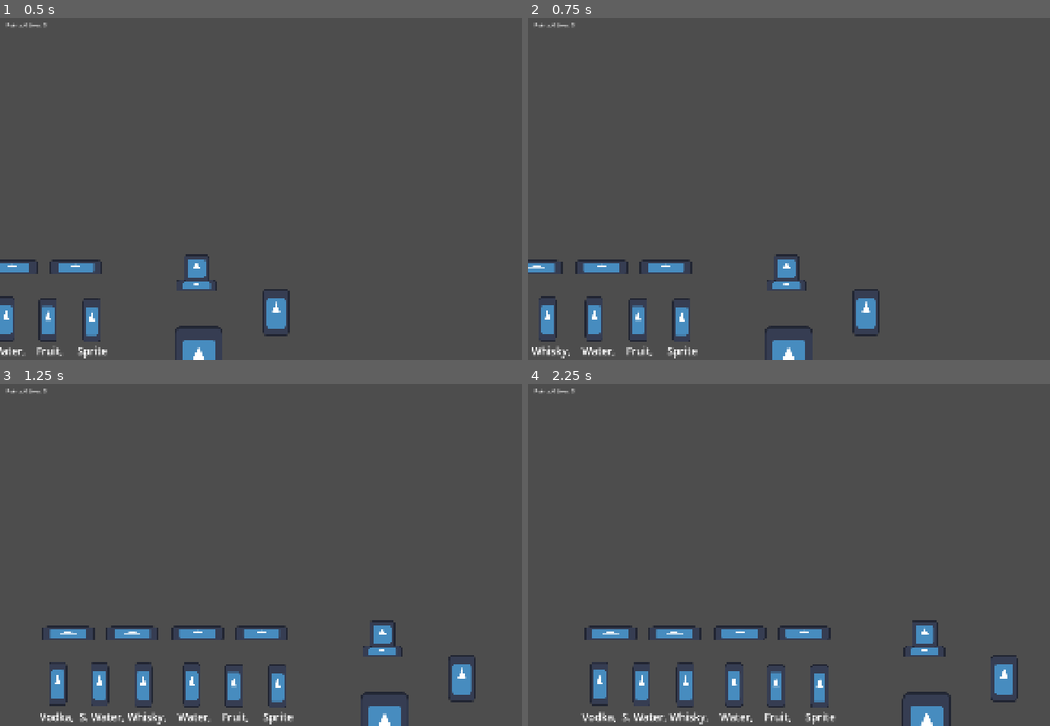
Above: before the commit, frames 1-4 (two rows, left to right).
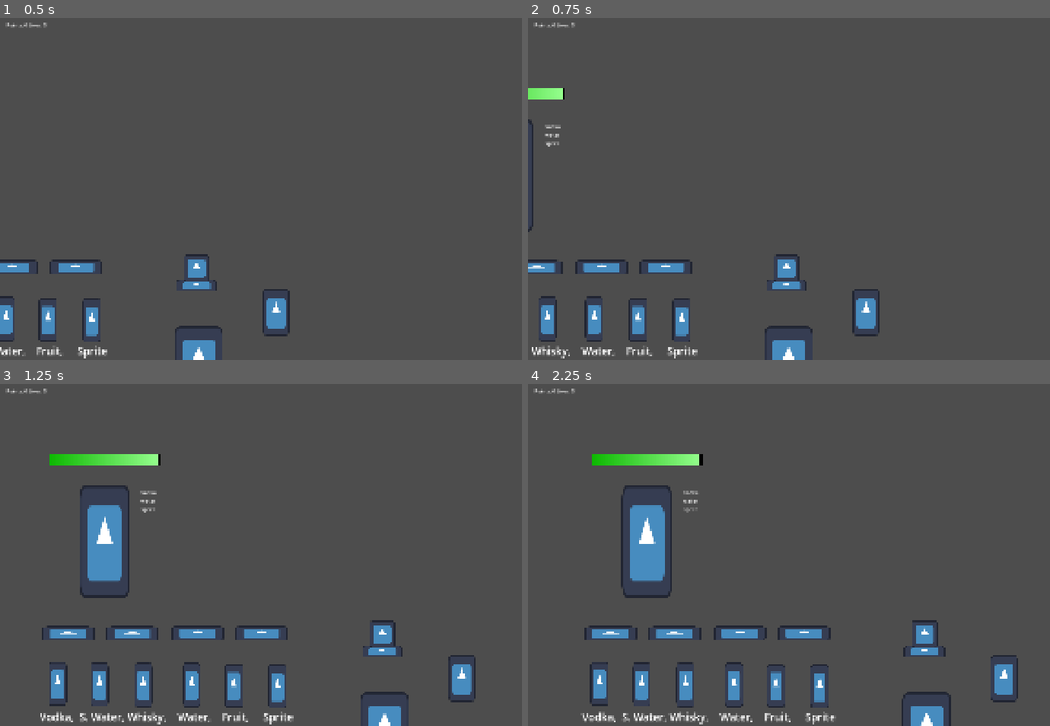
Above: after the commit, the same moments.

Repository: witenson-cmyk/cyBar-tender
Game: Godot game, scene res://node_2d.tscn
Same seed, same stepped clock (60 frames per second), same inputs: the game is played once before the commit and once after it. The engine's default icon, where the game draws it, is replaced by a stand-in: a white triangle on a blue panel in a dark square.
Inputs (mouse positions are in pixels of both pictures, inside the frame that each line leads up to):
- Up to frame 1 (0.5 s): no input
- Up to frame 2 (0.75 s): click (533, 318) at 0.52 s
- Up to frame 3 (1.25 s): no input
- Up to frame 4 (2.25 s): click "fdafdsafdsafdsa" at 1.25 s; click (585, 684) at 2.02 s

Frame 1 is identical in both runs. In frame 2, 0.4% of the frame differs, in the area x 0-7%, y 20-63%; in frame 3, 2.7%; in frame 4, 2.7%, in the area x 12-34%, y 20-63%.

Commit message:
random patron placement

Diff:
--- a/gameManager.gd
+++ b/gameManager.gd
@@ -46,15 +46,14 @@
 		timer-=1
 	else:
 		var didIt=false
-		var i=0
-		for thing in places:
-			if thing==null and didIt!=true:
-				newPerson=instance.instantiate()
-				get_tree().current_scene.add_child(newPerson)
-				didIt=true
-				thing=newPerson
-				newPerson.position.x=500*i-700
-				newPerson.position.y=500
-				places[i]=newPerson
-			i+=1
+		if places.has(null):
+			while didIt==false:
+				var ran=random.randi()%4
+				if places[ran]==null:
+					newPerson=instance.instantiate()
+					get_tree().current_scene.add_child(newPerson)
+					didIt=true
+					newPerson.position.x=500*ran-700
+					newPerson.position.y=500
+					places[ran]=newPerson
 		timer=2000-random.randi()%1500
--- a/patron.gd
+++ b/patron.gd
@@ -23,8 +23,6 @@
 					chance+=10
 	label=get_node("patron label")
 
-
-
 # Called every frame. 'delta' is the elapsed time since the previous frame.
 func _process(delta: float) -> void:
 	if timer>0:
